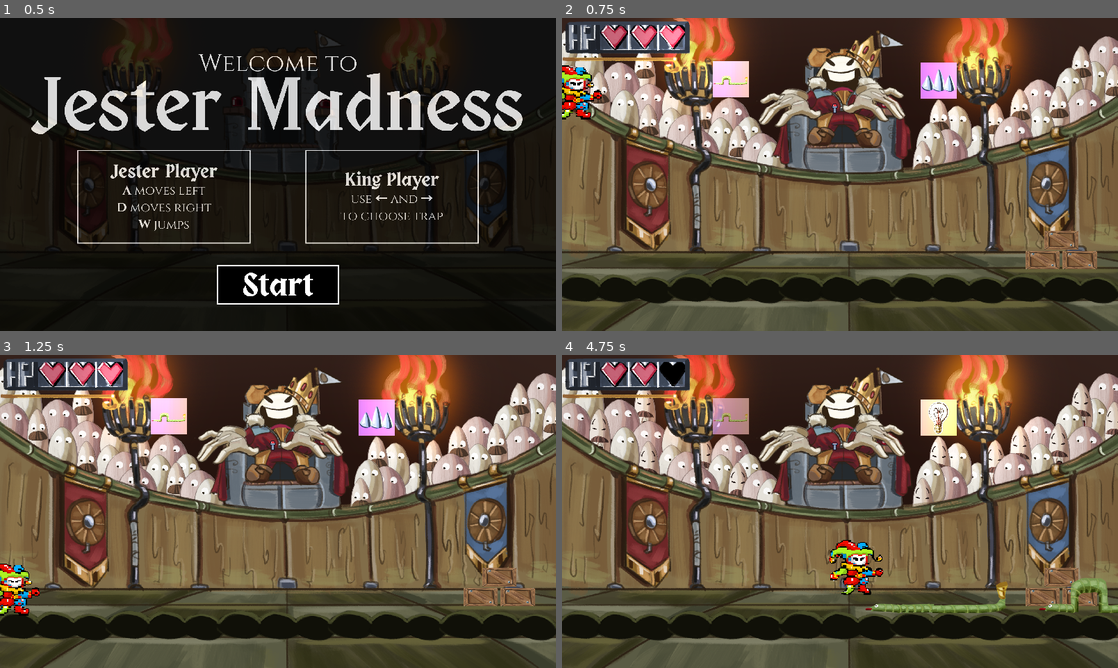
Above: before the commit, frames 1-4 (two rows, left to right).
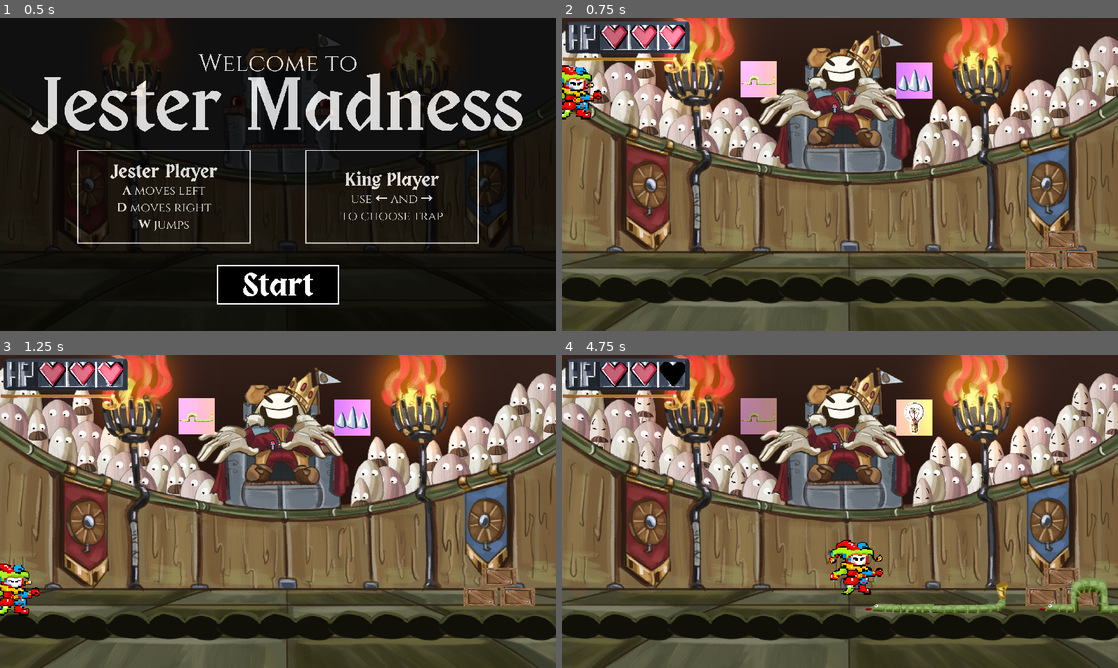
Above: after the commit, the same moments.

Repository: coelhucas/ggj-2024
Game: Godot game, scene res://src/scenes/menu/main_menu.tscn
Two runs of this game, one before a commit and one after it. Both use one fixed random seed, a clock stepped at 60 frames per second and the inputs below. Sound files missing from this copy of the repository are replaced by a short silence.
Inputs (mouse positions are in pixels of both pictures, inside the frame that each line leads up to):
- Up to frame 1 (0.5 s): no input
- Up to frame 2 (0.75 s): click (840, 284) at 0.5 s
- Up to frame 3 (1.25 s): no input
- Up to frame 4 (4.75 s): hold D (p1_right) 1.28-2.78 s; tap Left (p2_left) at 1.35, 2.85, 4.35 s; tap W (p1_up) at 1.52, 2.27, 3.77, 4.52 s; tap Right (p2_right) at 2.1, 3.6 s; hold A (p1_left) 2.78-3.53 s; hold D (p1_right) from 3.53 s (still down)

Frame 1 is identical in both runs. In frame 2, 2.5% of the frame differs, in the area x 27-71%, y 13-26%; in frame 3, 2.5%; in frame 4, 2.6%.

Commit message:
disable duplicated game over

Diff:
--- a/src/scenes/Main.gd
+++ b/src/scenes/Main.gd
@@ -50,6 +50,7 @@
 			for spike in get_tree().get_nodes_in_group("spike"):
 				if _target_position == spike.global_position.round().snapped(Vector2.ONE * Global.TILE_SIZE) / Global.TILE_SIZE:
 					_found_spike = true
+					await get_tree().create_timer(0.2).timeout
 					spike.attack()
 
 			_retry_count += 1
--- a/src/scenes/boxes/box_pile.tscn
+++ b/src/scenes/boxes/box_pile.tscn
@@ -26,5 +26,6 @@
 
 [node name="AudioStreamPlayer" type="AudioStreamPlayer" parent="."]
 stream = ExtResource("3_jq283")
+volume_db = 15.0
 
 [connection signal="body_entered" from="." to="." method="_on_body_entered"]
--- a/src/scenes/main.tscn
+++ b/src/scenes/main.tscn
@@ -256,13 +256,13 @@
 shape = SubResource("RectangleShape2D_1t7xc")
 
 [node name="TrapSelector" parent="Main" instance=ExtResource("3_lpelj")]
-position = Vector2(1300, 217)
+position = Vector2(1217, 217)
 
 [node name="Marker2D" type="Marker2D" parent="Main"]
 position = Vector2(36, 209)
 
 [node name="EnemySelector" parent="Main" instance=ExtResource("10_ub53v")]
-position = Vector2(583, 212)
+position = Vector2(679, 212)
 
 [node name="Illumination" parent="Main" instance=ExtResource("16_fg8y8")]
 
@@ -312,3 +312,9 @@
 texture_hover = ExtResource("20_xopmv")
 
 [node name="MusicManager" parent="." instance=ExtResource("11_2bi5m")]
+
+[connection signal="body_entered" from="Main/TileMap/Spike" to="Main/TileMap/Spike" method="_on_body_entered"]
+[connection signal="body_entered" from="Main/TileMap/@Area2D@62727" to="Main/TileMap/@Area2D@62727" method="_on_body_entered"]
+[connection signal="body_entered" from="Main/TileMap/@Area2D@62728" to="Main/TileMap/@Area2D@62728" method="_on_body_entered"]
+[connection signal="body_entered" from="Main/TileMap/@Area2D@62729" to="Main/TileMap/@Area2D@62729" method="_on_body_entered"]
+[connection signal="body_entered" from="Main/TileMap/@Area2D@62730" to="Main/TileMap/@Area2D@62730" method="_on_body_entered"]
--- a/src/scenes/ui/ui.gd
+++ b/src/scenes/ui/ui.gd
@@ -7,6 +7,7 @@
 @export var texture_king_win: Texture2D
 @export var texture_jester_win: Texture2D
 
+var game_finished := false
 
 func _ready() -> void:
 	end_game_panel.hide()
@@ -15,8 +16,11 @@
 
 
 func display(_king_win: bool) -> void:
+	if game_finished: return
+
 	if not _king_win:
 		Global.play_win_sfx()
 
 	end_game_bg.texture = texture_king_win if _king_win else texture_jester_win
 	end_game_panel.show()
+	game_finished = true
